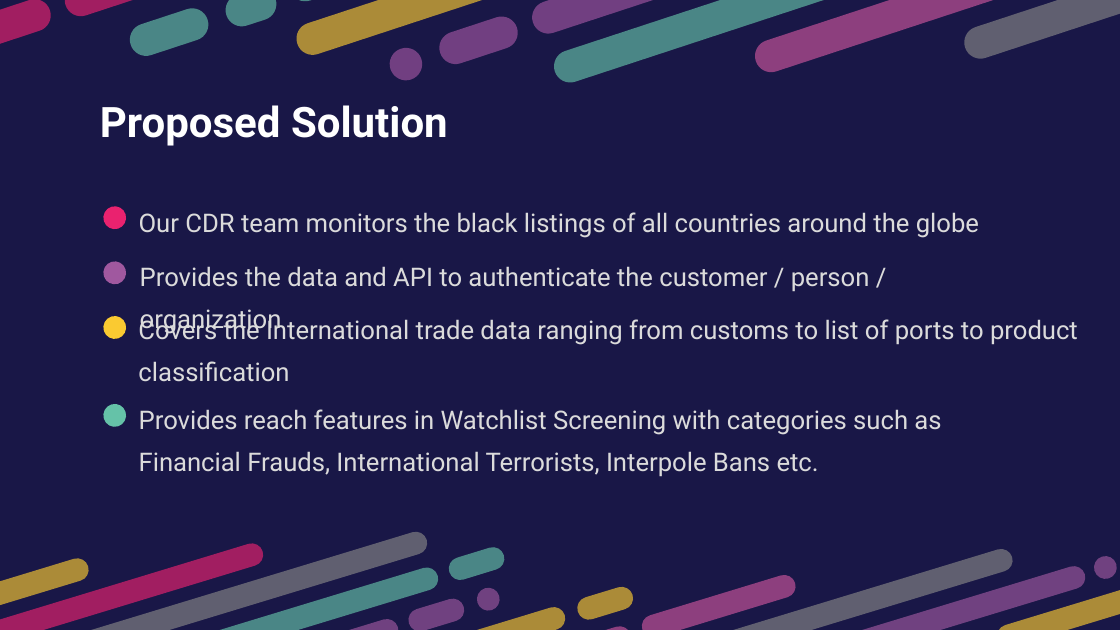
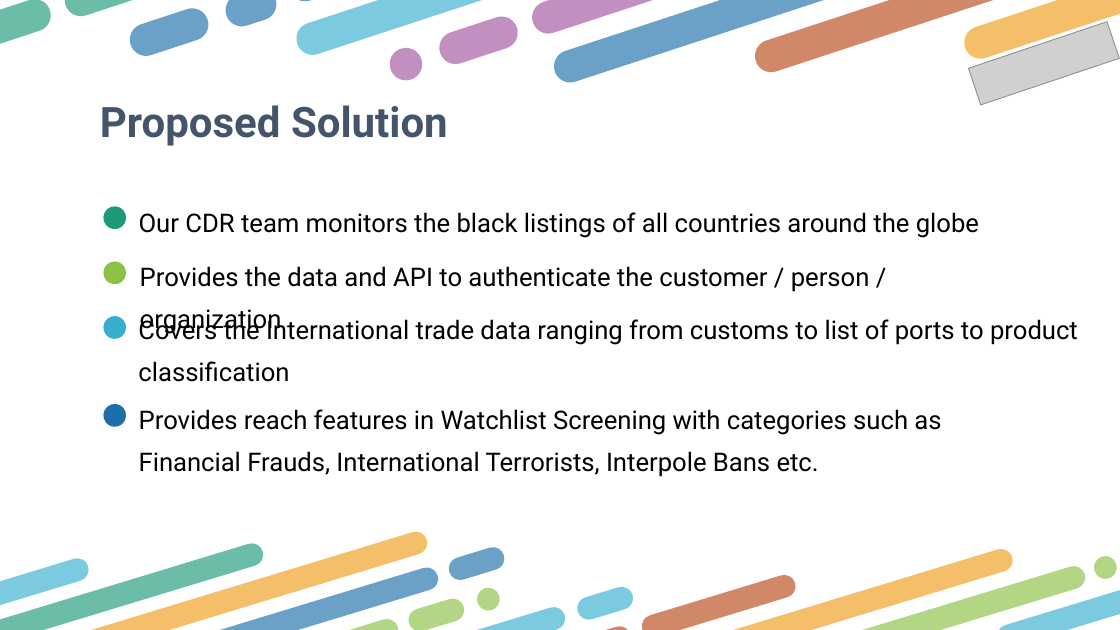
Before and after one commit to viveksoni100/finalyear_presentation, a slide deck: slide 7 of Daas.pptx. Drawn at 1120x630 pixels with LibreOffice and Linux fonts; fonts in the diff are those of the drawing; grey boxes stand for pictures. Boxes give left, top, right and bottom in pixels: in the first picture for what was removed or moved away, otherwise in the second. Text is boxed around its words. In the diff, an @@ line names an element or a change of style, - is before the commit and + after.

```diff
--- a/Daas.pptx
+++ b/Daas.pptx
@@ background #191747 to #FFFFFF @@
@@ fill #65C2A8 at 65% opacity to #1D6FA9 at 65% opacity in 9 elements at <box>395,0,1120,85</box>, <box>284,0,391,16</box>, <box>125,0,214,68</box>, <box>220,0,281,34</box>, <box>480,564,1061,630</box>, <box>1112,624,1120,630</box>, <box>0,490,442,630</box>, <box>446,538,509,588</box>, <box>549,0,1120,186</box> @@
@@ picture added at <box>969,21,1120,105</box> @@
@@ text "Proposed Solution" at <box>100,105,448,146</box>: text colour #FFFFFF to #44546A @@
@@ freeform shape at <box>100,203,130,233</box>: fill #EA226F to #1D9A78 @@
@@ freeform shape at <box>100,258,130,288</box>: fill #A0589F to #8BC145 @@
@@ freeform shape at <box>100,312,130,342</box>: fill #FACA31 to #36AFCE @@
@@ text colour #DBDBDB to #000000 in 4 elements at <box>138,316,1078,382</box>, <box>139,212,979,238</box>, <box>140,266,870,292</box>, <box>139,409,941,477</box> @@
@@ freeform shape at <box>100,400,130,430</box>: fill #65C2A8 to #1D6FA9 @@
@@ fill #878787 at 65% opacity to #F19D19 at 65% opacity in 4 elements at <box>97,0,914,12</box>, <box>959,0,1120,91</box>, <box>435,460,1016,630</box>, <box>0,454,431,630</box> @@
@@ fill #EA226F at 65% opacity to #1D9A78 at 65% opacity in 3 elements at <box>60,0,877,136</box>, <box>0,0,56,59</box>, <box>0,466,267,630</box> @@
@@ fill #FACA31 at 65% opacity to #36AFCE at 65% opacity in 7 elements at <box>0,0,775,114</box>, <box>292,0,1109,174</box>, <box>408,547,989,630</box>, <box>994,561,1120,630</box>, <box>573,578,637,628</box>, <box>0,518,569,630</box>, <box>0,534,92,630</box> @@
@@ fill #CC559D at 65% opacity to #B74919 at 65% opacity in 4 elements at <box>750,0,1120,176</box>, <box>0,581,494,630</box>, <box>579,619,635,630</box>, <box>638,551,799,630</box> @@
@@ fill #A0589F at 65% opacity to #8BC145 at 65% opacity in 5 elements at <box>507,477,1089,630</box>, <box>1090,553,1120,583</box>, <box>0,530,403,630</box>, <box>404,590,468,630</box>, <box>474,584,504,614</box> @@
```
Also in this commit, not shown: 14 other slides changed.
